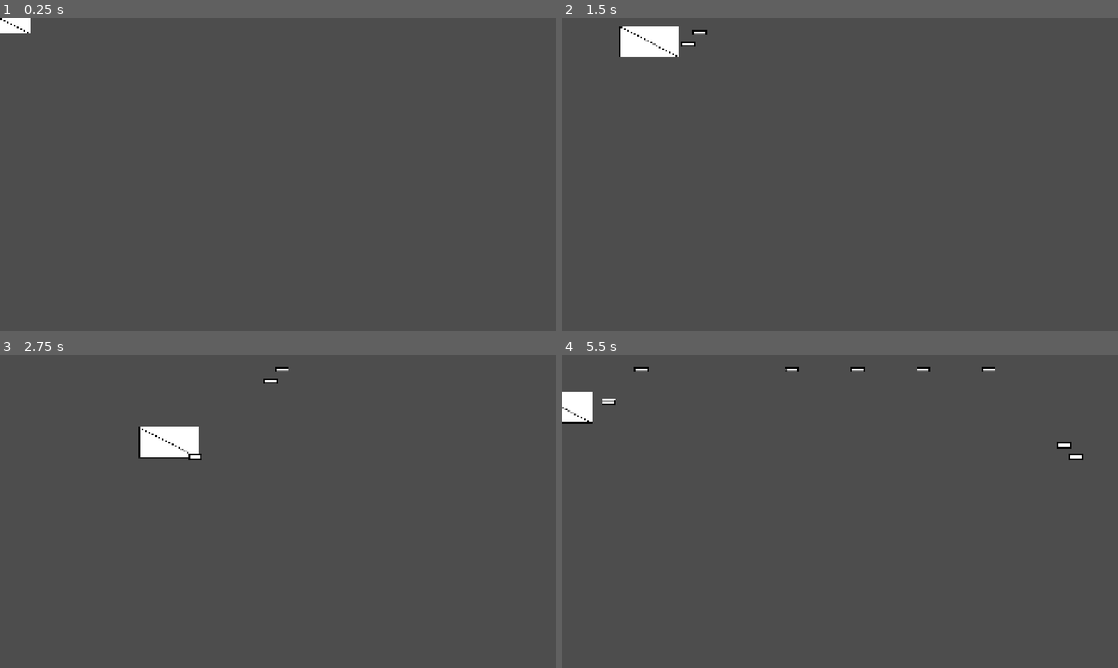
Above: before the commit, frames 1-4 (two rows, left to right).
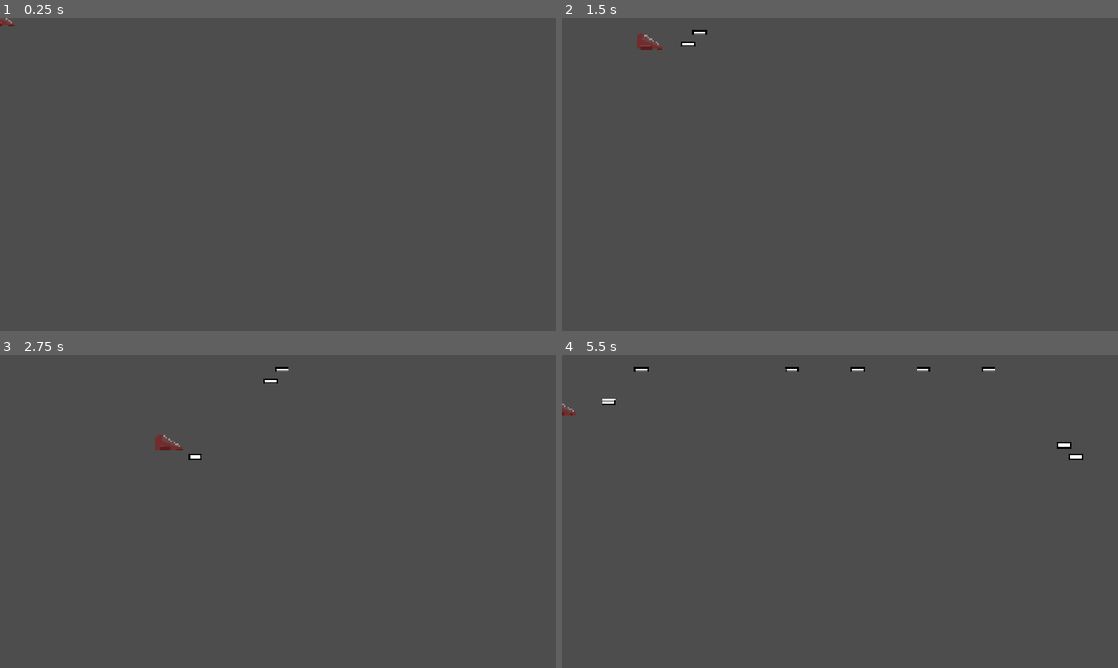
Above: after the commit, the same moments.

Repository: ShadeDepeche/scav-spacies
Game: Godot game, scene res://Ship.tscn
Two runs of this game, one before a commit and one after it. Both use one fixed random seed, a clock stepped at 60 frames per second and the inputs below.
Inputs:
- Up to frame 1 (0.25 s): no input
- Up to frame 2 (1.5 s): tap Enter at 0.5 s; hold Right (move_right) 0.53-1.28 s; hold Z (shoot) 0.53-1.28 s; hold Down (move_down) from 1.28 s (still down); tap Z (shoot) at 1.35 s
- Up to frame 3 (2.75 s): release Down (move_down) at 2.03 s; hold Right (move_right) from 2.03 s (still down); hold Z (shoot) from 2.03 s (still down)
- Up to frame 4 (5.5 s): release Right (move_right) at 2.78 s; release Z (shoot) at 2.78 s; hold Up (move_up) 2.78-3.53 s; tap Z (shoot) at 2.85, 4.35 s; hold Z (shoot) 3.53-4.28 s; hold Left (move_left) 3.53-5.03 s; hold Down (move_down) from 5.03 s (still down); hold Z (shoot) from 5.03 s (still down)

The runs differ from the first frame. In frame 1, 0.3% of the frame differs, in the area x 0-6%, y 0-5%; in frame 2, 1.1%; in frame 3, 1.1%, in the area x 24-36%, y 22-34%; in frame 4, 0.6%.

Commit message:
Tiny change

Diff:
--- a/Ship.tscn
+++ b/Ship.tscn
@@ -1,14 +1,14 @@
 [gd_scene load_steps=6 format=3 uid="uid://dnxnqulkqvt74"]
 
 [ext_resource type="Script" uid="uid://c8bmbhwdxm3yg" path="res://ship.gd" id="1_h40nn"]
-[ext_resource type="Texture2D" uid="uid://xqj6grobi0jk" path="res://art/Ship.png" id="1_xljvd"]
 [ext_resource type="PackedScene" uid="uid://qgrpwhusecoi" path="res://bullet.tscn" id="2_oam5h"]
+[ext_resource type="Texture2D" uid="uid://px7sjkf87jtd" path="res://art/Prototype Player.png" id="3_ix3uc"]
 
 [sub_resource type="SpriteFrames" id="SpriteFrames_k24tq"]
 animations = [{
 "frames": [{
 "duration": 1.0,
-"texture": ExtResource("1_xljvd")
+"texture": ExtResource("3_ix3uc")
 }],
 "loop": true,
 "name": &"Idle",
